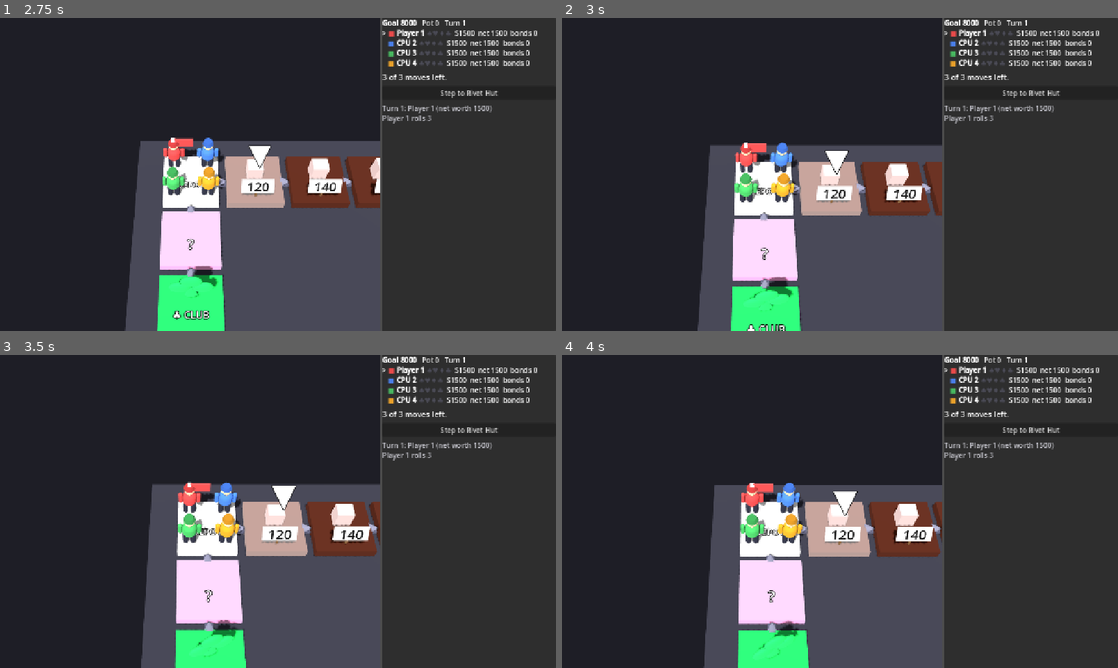
Above: before the commit, frames 1-4 (two rows, left to right).
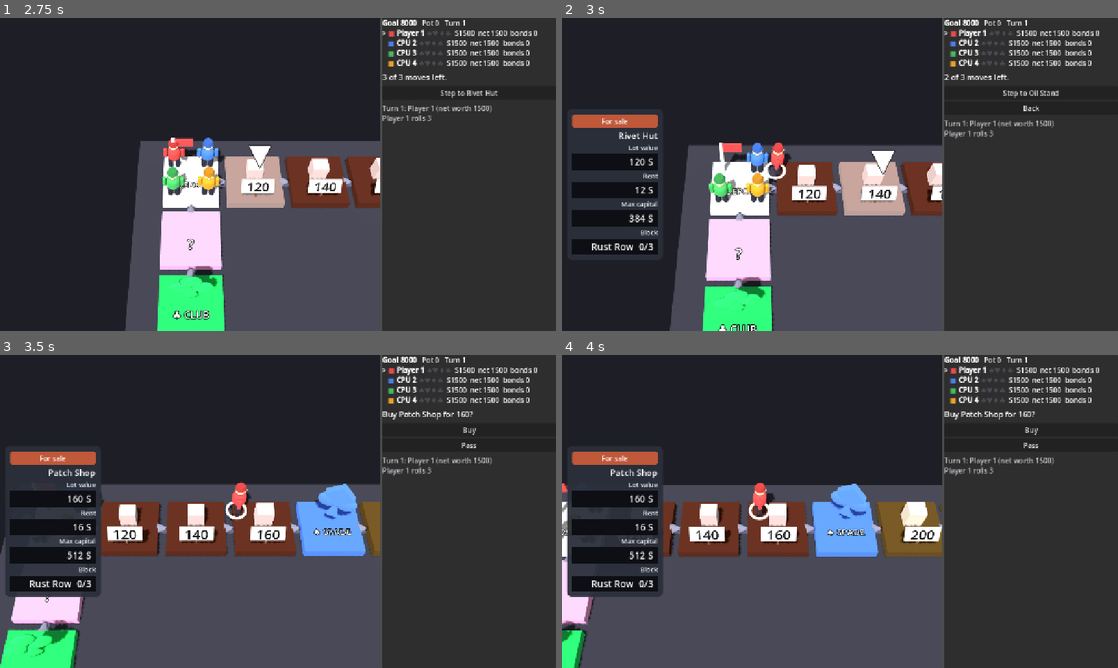
Above: after the commit, the same moments.

Repository: FuzzynessUK/ScuffedStreet
Game: Godot game, scene res://scenes/main.tscn
The game is run twice, just before and just after one commit, with the same random seed, the same clock (stepped at 60 frames per second) and the same inputs.
Inputs:
- Up to frame 1 (2.75 s): click "1 player vs 3 CPUs" at 0.5 s; click "Done" at 1.25 s; click "Roll" at 2 s
- Up to frame 2 (3 s): tap Enter (ui_accept) at 2.75 s; hold Right (ui_right) from 2.78 s (still down); tap Backspace at 2.85 s
- Up to frame 3 (3.5 s): keep holding Right (ui_right); tap Enter (ui_accept) at 3.02, 3.05, 3.32 s
- Up to frame 4 (4 s): release Right (ui_right) at 3.53 s; hold Down (ui_down) from 3.53 s (still down); tap Enter (ui_accept) at 3.6, 3.77 s; tap Backspace at 3.8 s

Frame 1 is identical in both runs. In frame 2, 15% of the frame differs, in the area x 1-90%, y 18-100%; in frame 3, 24%, in the area x 0-90%, y 18-100%; in frame 4, 24%.

Commit message:
Arrow keys move on the board while planning a route
Arrows (or d-pad) step in that direction on screen; the arrow back the way
you came, Backspace or Escape undo a step; Enter/Space confirms "Go here?"
or takes the only way forward. Choice buttons no longer take keyboard focus.

Co-Authored-By: Claude Opus 5.5 <noreply@anthropic.com>

Diff:
--- a/scripts/ui/main.gd
+++ b/scripts/ui/main.gd
@@ -48,6 +48,7 @@
 var _ticker_serial := 0
 var _last_bond := {}  # block id -> bond price at the last _refresh()
 var _last_tiers := {}  # lot id -> renovation tier at the last _refresh()
+var _keys := {}  # while planning a route: "ui_up"/... or "back" -> value to choose
 var ticker_panel: PanelContainer
 var ticker_grid: GridContainer
 var card_view: Control
@@ -303,6 +304,7 @@
 		if path.size() == total:
 			board_view.highlight = []
 			board_view.sync()
+			_keys = {"ui_accept": true, "back": false, _dir(here, prev): false}
 			var go: bool = await _ask(p, "Go here? (%s)" % _space_title(here),
 					[["Go here", true], ["Back", false]])
 			if go:
@@ -317,11 +319,20 @@
 			choices.append(["Step to %s" % _space_title(o), o])
 		if not path.is_empty():
 			choices.append(["Back", -1])
+		_keys = {}
+		if not path.is_empty():
+			_keys[_dir(here, prev)] = -1
+			_keys["back"] = -1
+		for o in opts:
+			_keys[_dir(here, o)] = o
+		if opts.size() == 1:
+			_keys["ui_accept"] = opts[0]
 		var pick: int = await _ask(p, "%d of %d moves left." % [total - path.size(), total], choices)
 		if pick == -1:
 			path.pop_back()
 		else:
 			path.append(pick)
+	_keys = {}
 	board_view.highlight = []
 	board_view.zoom_for_highlight = true
 	board_view.clear_preview(p.index)
@@ -332,6 +343,32 @@
 		if game.game_over:
 			return
 
+
+## Which arrow (as a ui_* action) points from space `a` to space `b` on screen;
+## the camera always looks the same way, so board up is screen up.
+func _dir(a: int, b: int) -> String:
+	var dx: float = game.space(b).x - game.space(a).x
+	var dy: float = game.space(b).y - game.space(a).y
+	if absf(dx) >= absf(dy):
+		return "ui_right" if dx > 0 else "ui_left"
+	return "ui_down" if dy > 0 else "ui_up"
+
+
+## Arrow keys (or d-pad) step while planning a route; the arrow back the way
+## you came, Backspace or Escape undo a step; Enter confirms "Go here?".
+func _unhandled_input(event: InputEvent) -> void:
+	if _keys.is_empty():
+		return
+	var key := ""
+	for action in ["ui_up", "ui_down", "ui_left", "ui_right", "ui_accept"]:
+		if event.is_action_pressed(action):
+			key = action
+	if event.is_action_pressed("ui_cancel") or (event is InputEventKey and event.pressed
+			and not event.echo and event.keycode == KEY_BACKSPACE):
+		key = "back"
+	if key != "" and _keys.has(key):
+		get_viewport().set_input_as_handled()
+		chosen.emit(_keys[key])
 
 ## A short name for a space on buttons: the lot's name, the suit, or the type.
 func _space_title(id: int) -> String:
@@ -878,6 +915,7 @@
 	for c in choices:
 		var b := Button.new()
 		b.text = c[0]
+		b.focus_mode = Control.FOCUS_NONE
 		b.pressed.connect(func(): chosen.emit(c[1]))
 		buttons.add_child(b)
 	var value = await chosen
Not shown, changed: docs/DESIGN.md
